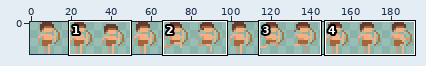
File history of a sprite sheet, godot-wild-jam-26/assets/player.png. Above, an overview of the earlier version with the close-up marked.
Close-up. Before the commit:
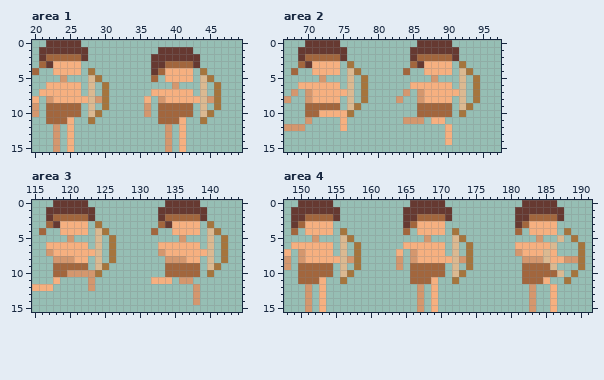
The file is 192x16 pixels. Colours within 5 levels of each other are drawn and written as one. Shown: area 1: x 20..49, y 0..15; area 2: x 67..97, y 0..15; area 3: x 115..144, y 0..15; area 4: x 148..191, y 0..15. The commit also changed other parts of the picture, which this record leaves out.
After:
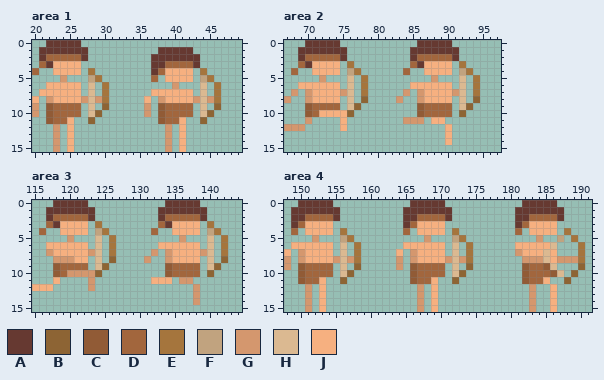
Palette (. is transparent): A #663931  B #8d6434  C #915b36  D #a2663d  E #a5753d  F #c1a37f  G #d4976e  H #dbb991  J #f6b080
From old to new:
Area 1:
y 5: x 28 H -> F; x 44 H -> F
y 8: x 27 J -> G; x 43 J -> G
y 9: x 22 D -> C; x 30 E -> B; x 38 D -> C; x 46 E -> B
y 10: x 22 D -> C; x 29 E -> B; x 38 D -> C; x 45 E -> B
y 11: x 22 D -> C; x 28 E -> B; x 38 D -> C; x 44 E -> B
Area 2:
y 4: x 76 H -> F; x 92 H -> F
y 7: x 75 J -> G; x 91 J -> G
y 8: x 78 E -> B; x 94 E -> B
y 9: x 70 D -> C; x 77 E -> B; x 86 D -> C; x 93 E -> B
y 10: x 70 D -> C; x 76 E -> B; x 86 D -> C; x 92 E -> B
Area 3:
y 4: x 124 H -> F; x 140 H -> F
y 7: x 123 J -> G; x 132..134 .GJ -> G.G; x 139 J -> G
y 8: x 126 E -> B; x 131 . -> G; x 135..136 GG -> JJ; x 142 E -> B
y 9: x 118 D -> C; x 125 E -> B; x 134 D -> C; x 141 E -> B
y 10: x 118 D -> C; x 124 E -> B; x 134 D -> C; x 140 E -> B
Area 4:
y 5: x 156 H -> F; x 172 H -> F; x 187 H -> F
y 8: x 155 J -> G; x 171 J -> G; x 187 J -> G
y 9: x 150 D -> C; x 158 E -> B; x 166 D -> C; x 174 E -> B; x 182 D -> C; x 185 D -> C; x 190 E -> B
y 10: x 150 D -> C; x 157 E -> B; x 166 D -> C; x 173 E -> B; x 182 D -> C; x 186 D -> C; x 189 E -> B
y 11: x 150 D -> C; x 156 E -> B; x 166 D -> C; x 172 E -> B; x 182 D -> C; x 188 E -> B
